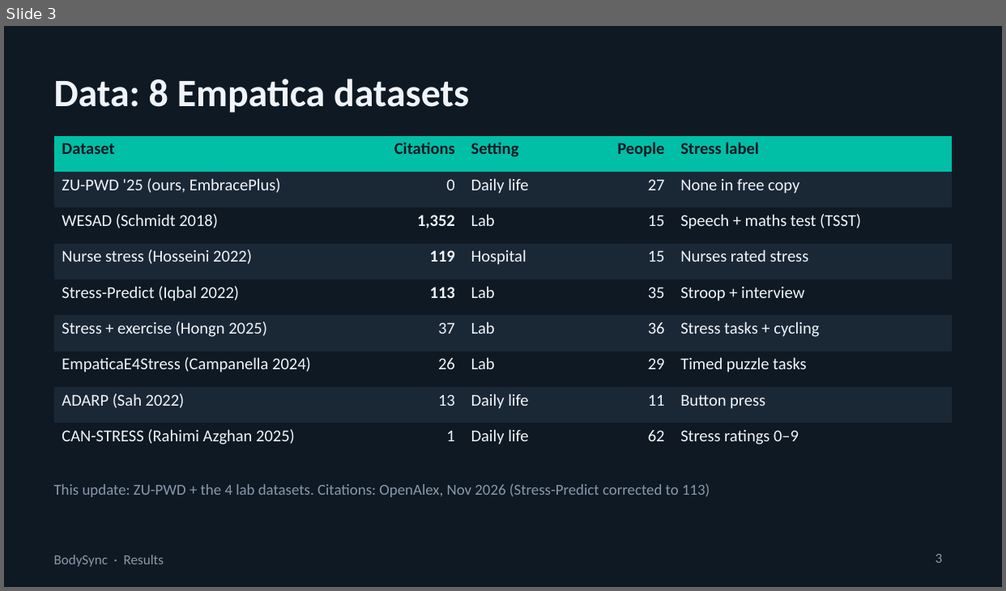
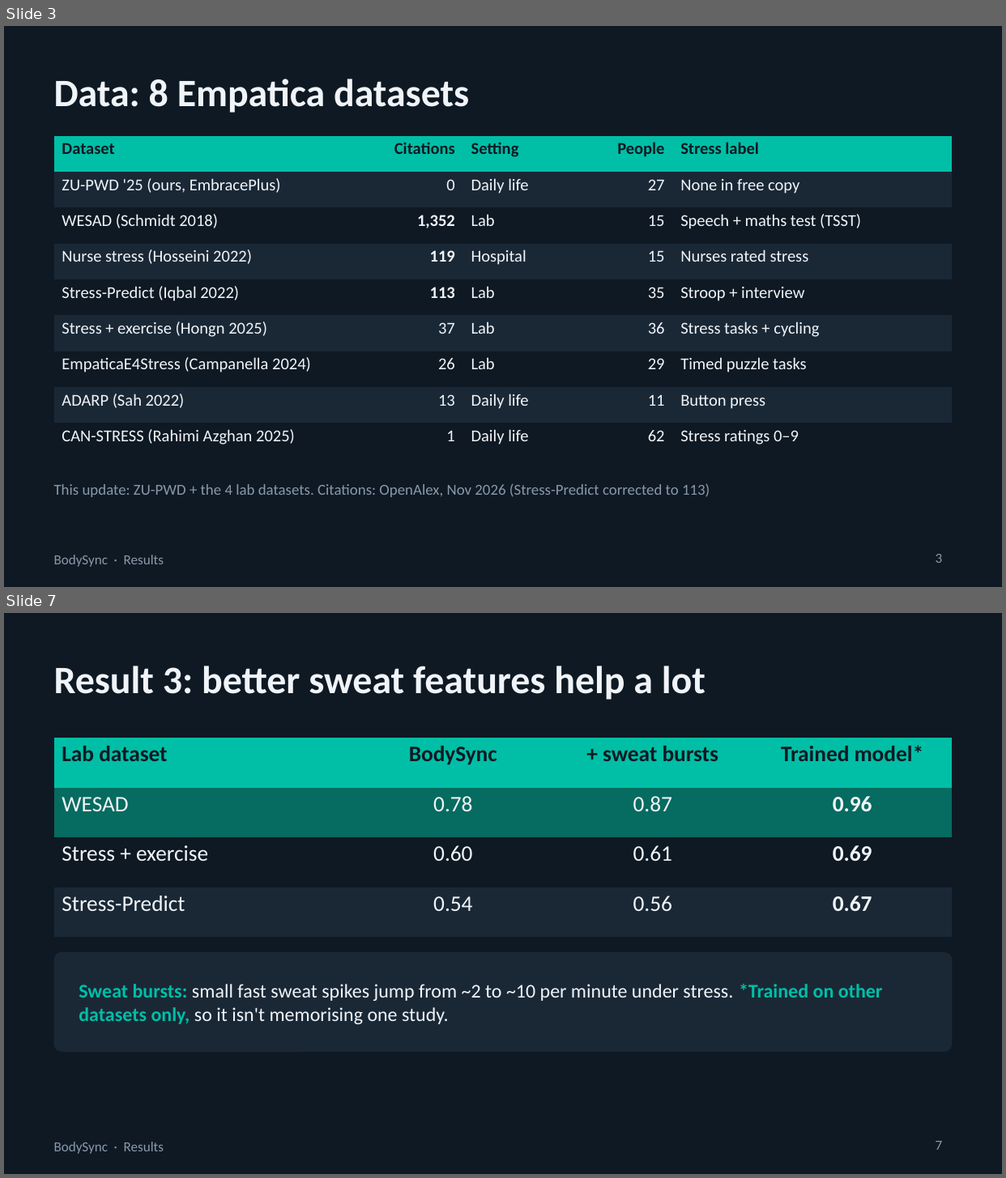
Before and after one commit to swaylakh/bodysync, a slide deck: docs/slides/BodySync_Update.pptx. Shown one above the other, each under a label of ours: slide 3 before the commit, slides 3 and 7 after it; the slides between them are not shown. The pictures are 1006x591 and 1006x1178 pixels, drawn with LibreOffice and Linux fonts; fonts in the diff are those of the drawing. Boxes give left, top, right and bottom in pixels: in the first picture for what was removed or moved away, otherwise in the second. Text is boxed around its words. In the diff, an @@ line names an element or a change of style, - is before the commit and + after.

```diff
--- a/docs/slides/BodySync_Update.pptx
+++ b/docs/slides/BodySync_Update.pptx
@@ slide 7 added at [4, 613, 1002, 1174], background #0F1923; not listed: 1 template element that a slide beside it also shows @@
@@ title added at [54, 666, 705, 700], 28 pt, text #F0F4F8, bold @@
+Result 3: better sweat features help a lot
@@ table added at [54, 738, 952, 914], 4 rows, 4 columns @@
+Lab dataset | BodySync | + sweat bursts | Trained model*
+WESAD | 0.78 | 0.87 | 0.96
+Stress + exercise | 0.60 | 0.61 | 0.69
+Stress-Predict | 0.54 | 0.56 | 0.67
@@ rounded rectangle added at [54, 952, 952, 1052], fill #1A2836 @@
@@ text added at [79, 984, 883, 1024], 14 pt, text #F0F4F8 @@
+Sweat bursts: small fast sweat spikes jump from ~2 to ~10 per minute under stress. *Trained on other datasets only, so it isn't memorising one study.
@@ page number added at [936, 1141, 943, 1150], 10 pt, text #8899AA @@
+7
```
Also in this commit, not shown: 3 slides changed, 11 other files.
